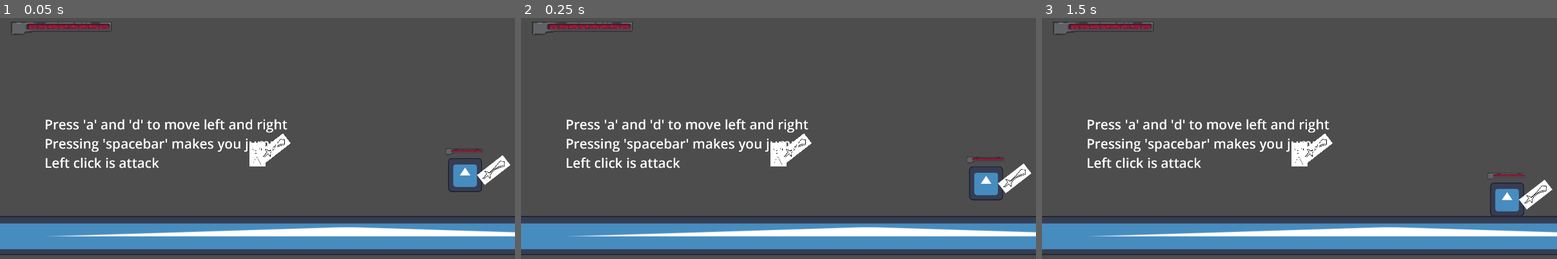
Above: before the commit, frames 1-3 (left to right).
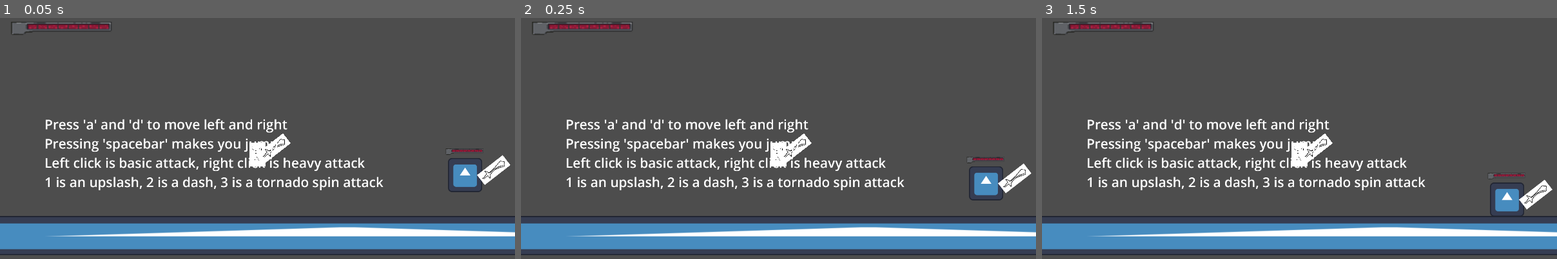
Above: after the commit, the same moments.

Repository: funny-man-jpg/Final-Project
Game: Godot game, scene res://main.tscn
The game is run twice, just before and just after one commit, with the same random seed, the same clock (stepped at 60 frames per second) and the same inputs. The engine's default icon, where the game draws it, is replaced by a stand-in: a white triangle on a blue panel in a dark square.
Inputs (mouse positions are in pixels of both pictures, inside the frame that each line leads up to):
- Up to frame 1 (0.05 s): no input
- Up to frame 2 (0.25 s): no input
- Up to frame 3 (1.5 s): tap A (move_left) at 0.5, 1.25 s; move the mouse to (1412, 140) at 0.52 s; hold D (move_right) from 0.53 s (still down); click (1412, 140) at 0.6 s; tap Space (jump) at 0.77 s; tap 2 (dash) at 0.8, 1.35 s; move the mouse to (1196, 169) at 1.27 s

The runs differ from the first frame. In frame 1, 1.8% of the frame differs, in the area x 8-75%, y 57-72%; in frame 2, 1.8%; in frame 3, 1.8%.
Error in both runs: Invalid operands 'float' and 'Vector2' in operator '+'. (res://player.gd:38)

Commit message:
Changed a label to properly reflect controls, fixed the indefinite hitstun bug

Diff:
--- a/basic_enemy.gd
+++ b/basic_enemy.gd
@@ -32,6 +32,7 @@
 		velocity.y = -400
 		velocity.x += -100
 	hitStun = true
+	$HitStun.start()
 	# lose health
 	health -= damage
 	emit_signal("enemy_health_change", health)
--- a/main.tscn
+++ b/main.tscn
@@ -51,7 +51,8 @@
 theme_override_font_sizes/font_size = 50
 text = "Press 'a' and 'd' to move left and right
 Pressing 'spacebar' makes you jump
-Left click is attack"
+Left click is basic attack, right click is heavy attack
+1 is an upslash, 2 is a dash, 3 is a tornado spin attack"
 
 [node name="BasicEnemy2" parent="." instance=ExtResource("6_klgvo")]
 position = Vector2(1968, 776)
--- /dev/null
+++ b/sword.gd
@@ -0,0 +1,15 @@
+extends Node2D
+
+
+# Called when the node enters the scene tree for the first time.
+func _ready():
+	pass # Replace with function body.
+
+func getFlipped():
+	if owner.has_method("getDirection"):
+		print(owner.getDirection)
+		return owner.getDirection
+
+# Called every frame. 'delta' is the elapsed time since the previous frame.
+func _process(delta):
+	pass
